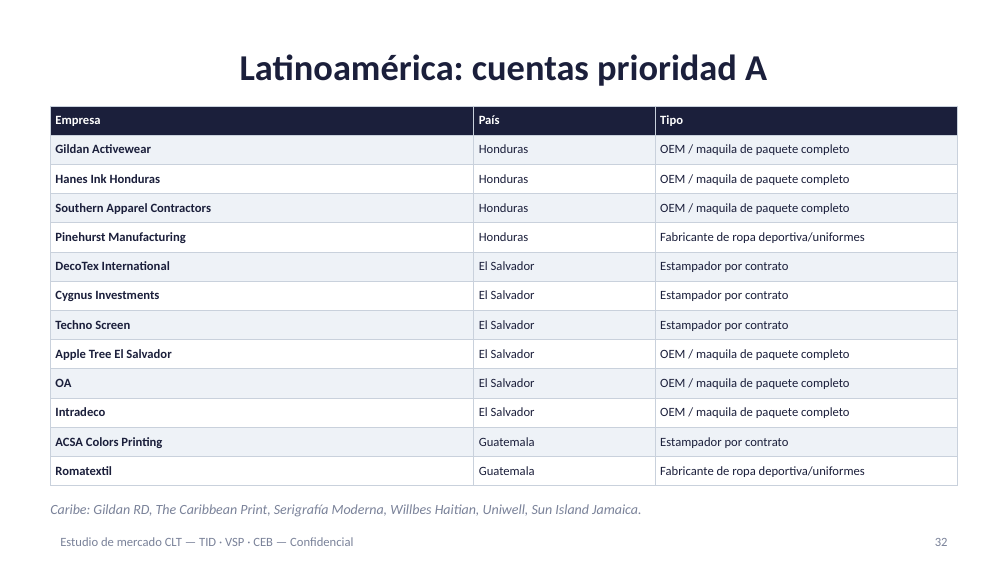
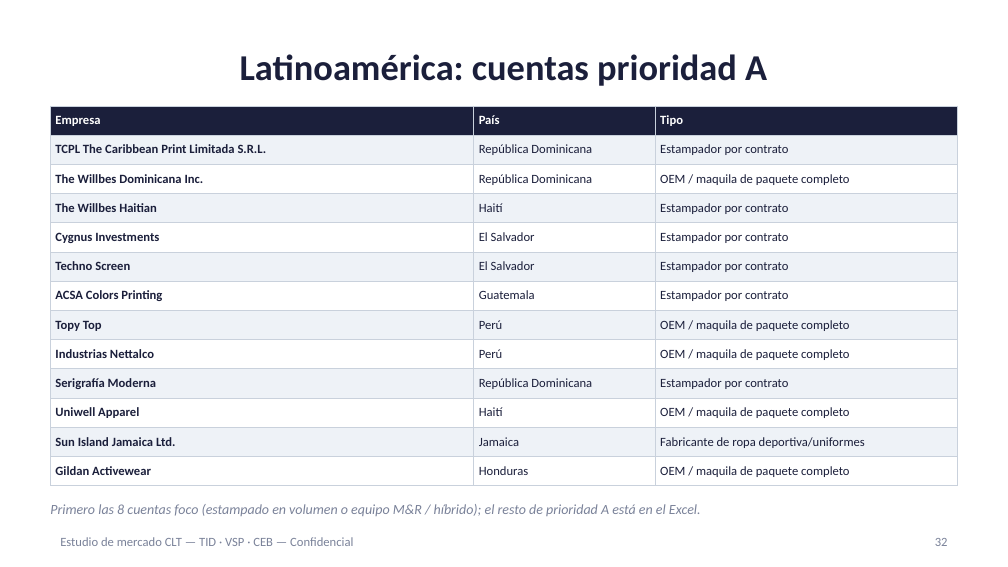
Before and after one commit to carlosmoreno793508/Cosas-Carlos, a slide deck: slide 32 of propuesta-clt/Estudio_Mercado_CLT_Mexico_Latam_ES.pptx. Drawn at 1008x567 pixels with LibreOffice and Linux fonts; fonts in the diff are those of the drawing. Boxes give left, top, right and bottom in pixels: in the first picture for what was removed or moved away, otherwise in the second. Text is boxed around its words. In the diff, an @@ line names an element or a change of style, - is before the commit and + after.

```diff
--- a/propuesta-clt/Estudio_Mercado_CLT_Mexico_Latam_ES.pptx
+++ b/propuesta-clt/Estudio_Mercado_CLT_Mexico_Latam_ES.pptx
@@ table at [50,106,958,481] @@
-row 2: Gildan Activewear | Honduras | OEM / maquila de paquete completo
-row 3: Hanes Ink Honduras | Honduras | OEM / maquila de paquete completo
-row 4: Southern Apparel Contractors | Honduras | OEM / maquila de paquete completo
-row 5: Pinehurst Manufacturing | Honduras | Fabricante de ropa deportiva/uniformes
-row 6: DecoTex International | El Salvador | Estampador por contrato
+row 2: TCPL The Caribbean Print Limitada S.R.L. | República Dominicana | Estampador por contrato
+row 3: The Willbes Dominicana Inc. | República Dominicana | OEM / maquila de paquete completo
+row 4: The Willbes Haitian | Haití | Estampador por contrato
-row 9: Apple Tree El Salvador | El Salvador | OEM / maquila de paquete completo
-row 10: OA | El Salvador | OEM / maquila de paquete completo
-row 11: Intradeco | El Salvador | OEM / maquila de paquete completo
-row 13: Romatextil | Guatemala | Fabricante de ropa deportiva/uniformes
+row 8: Topy Top | Perú | OEM / maquila de paquete completo
+row 9: Industrias Nettalco | Perú | OEM / maquila de paquete completo
+row 10: Serigrafía Moderna | República Dominicana | Estampador por contrato
+row 11: Uniwell Apparel | Haití | OEM / maquila de paquete completo
+row 12: Sun Island Jamaica Ltd. | Jamaica | Fabricante de ropa deportiva/uniformes
+row 13: Gildan Activewear | Honduras | OEM / maquila de paquete completo
@@ text at [50,504,701,516]: text changed @@
-Caribe: Gildan RD, The Caribbean Print, Serigrafía Moderna, Willbes Haitian, Uniwell, Sun Island Jamaica.
+Primero las 8 cuentas foco (estampado en volumen o equipo M&R / híbrido); el resto de prioridad A está en el Excel.
```
Also in this commit, not shown: 4 other slides changed, 24 other files.
